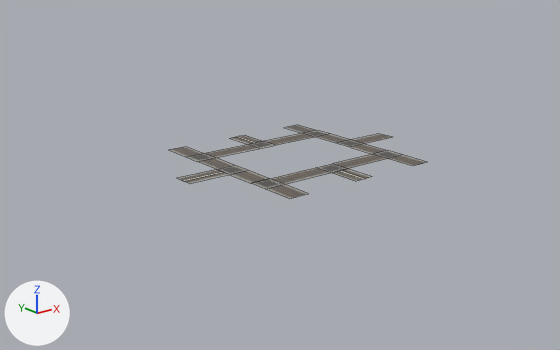
What one commit did to the OBJ model ProyectoFinal/ProyectoFinal/Models/Extras/Piso2.obj.
Before and after are seen from a 50 mm lens placed at (-6591.0, -7917.0, 2941.0), pointed at (-204.0, 67.0, -253.0). The axes (+X, +Y, +Z) are drawn at lower left. The lights are the same throughout. Mesh edges are drawn as thin lines. Where no turn or scale is listed for an object, it has been applied to the vertices. Vertices at the same position are counted once.

Objects in the first picture: 'Carretera2Carriles', 'Carretera4carriles', 'Cruces_3', 'Jardineras'.
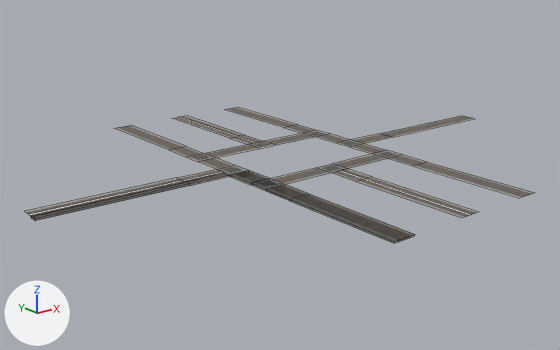
What differs and where, as boxes (x1, y1, x2, y2) in the pictures (560 x 350 px):
'Carretera4carriles', reshaped (98% wider, 81% taller): before (170, 125, 426, 199); after (25, 108, 534, 243)
'Carretera2Carriles', reshaped: before (198, 133, 387, 184); after (198, 133, 387, 185)
'Jardineras', reshaped (141% wider, 117% taller): before (182, 136, 365, 181); after (29, 117, 472, 216)
part 1 of me_carretera2carriles, added: after (229, 175, 251, 185)
part 2 of me_carretera4carriles, added: after (25, 162, 534, 243)
part 3 of me_carretera4carriles, added: after (115, 108, 297, 150)
part 4 of me_carretera4carriles, added: after (379, 116, 474, 137)
part 5 of me_jardineras, added: after (29, 117, 472, 216)

The change in detail:
me_carretera2carriles is used by ob_carretera2carriles; location (0.0, 0.0, 0.0).
Verts and faces of me_carretera2carriles; kept vertices keep their numbers, new ones are numbered from 28.
Before the commit, vertices of me_carretera2carriles: 18 (-900.0, -600.0, 0.0) at pixel (269, 178), 25 (-1200.0, -150.0, 0.0) at pixel (229, 174), 26 (-900.0, -150.0, 0.0) at pixel (248, 170), 27 (-1200.0, -600.0, 0.0) at pixel (250, 183).
me_carretera2carriles had 28 vertices, 8 faces and spanned x -1200.0..1200.0, y -900.0..900.0, z 0.0.
me_carretera2carriles now has 32 vertices, 13 faces and spans x -1200.0..1200.0, y -900.0..900.0, z -25.0..0.0.
Part 1, on me_carretera2carriles:
New vertices 28 to 31 stand at vertices 18, 25, 26, 27, in that order, plus (0.0, 0.0, -25.0).
New faces: (28, 30, 29, 31), (25, 27, 31, 29), (18, 26, 30, 28), (25, 29, 30, 26), (18, 28, 31, 27).
me_carretera4carriles is used by ob_carretera4carriles; location (0.0, 0.0, 0.0).
me_carretera4carriles had 44 vertices, 11 faces and spanned x -1800.0..1800.0, y -1350.0..1350.0, z 0.0.
me_carretera4carriles now has 78 vertices, 38 faces and spans x -3750.0..3750.0, y -3000.0..3000.0, z -25.0..0.0.
me_carretera4carriles part 2: 24 vertices added at x -3750.0..1200.0, y -3000.0..150.0, z -25.0..0.0.
me_carretera4carriles part 3: 8 vertices added at x -1200.0..1200.0, y 3000.0, z 0.0.
me_carretera4carriles part 4: 2 vertices added at x 3750.0, y -150.0..150.0, z 0.0.
me_jardineras is used by ob_jardineras; location (0.0, 0.0, 0.0).
Verts and faces of me_jardineras; kept vertices keep their numbers, new ones are numbered from 12.
Before the commit, vertices of me_jardineras: 0 (-25.0, -1350.0, 0.0) at pixel (362, 179), 1 (25.0, -1350.0, 0.0) at pixel (365, 178), 4 (25.0, 1350.0, 0.0) at pixel (238, 136), 5 (-25.0, 1350.0, 0.0) at pixel (235, 136), 8 (-1800.0, 25.0, 0.0) at pixel (181, 180).
Before the commit, vertices of me_jardineras: 9 (-1800.0, -25.0, 0.0) at pixel (183, 181).
me_jardineras had 12 vertices, 3 faces and spanned x -1800.0..25.0, y -1350.0..1350.0, z 0.0.
me_jardineras now has 18 vertices, 6 faces and spans x -3750.0..25.0, y -3000.0..3000.0, z 0.0.
Part 5, on me_jardineras:
New vertex 12 is at (-3750.0, 25.0, 0.0), pixel (28, 214).
New vertex 13 is at (-3750.0, -25.0, 0.0), pixel (30, 215).
New vertex 14 is at (25.0, 3000.0, 0.0), pixel (180, 116).
New vertex 15 is at (-25.0, 3000.0, 0.0), pixel (178, 117).
New vertex 16 is at (-25.0, -3000.0, 0.0), pixel (469, 215).
New vertex 17 is at (25.0, -3000.0, 0.0), pixel (471, 214).
New faces: (8, 12, 13, 9), (4, 14, 15, 5), (0, 16, 17, 1).
